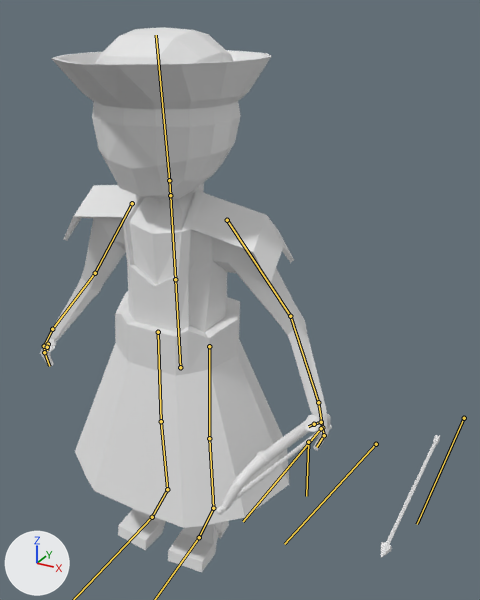
An edit to the Blender file Map/Assets/Models/Sumerians/Summerian_Archer_Advanced/Summerian_Archer_Advanced.blend, drawn before and after from the same camera.
The view is the same before and after, from a 50 mm lens placed at (1.31, -1.84, 2.09), pointed at (0.24, 0.1, 1.11). Arrows for +X, +Y and +Z are at lower left; the lights stay in place. The bones that bend it are drawn over the model as lines.

The first picture shows 'Cube', 'arco'.
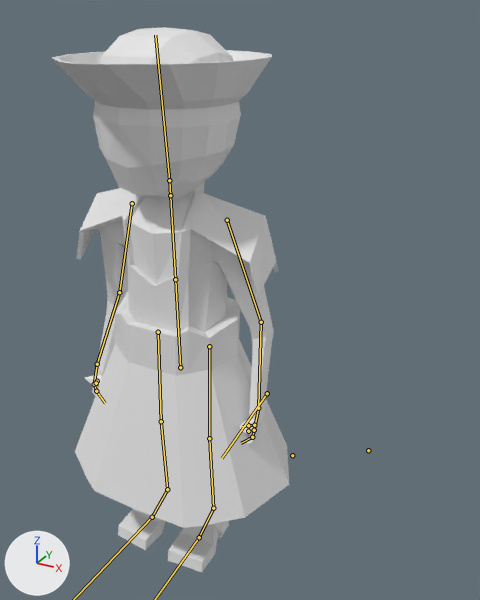
Commit message: Secondary actions Summerian Archer Advanced

The newer file adds an action. The first version stands in its rest pose; the second is drawn at frame 30 of the action 'Sumerian_Archer_Idle'.

Boxes (x1, y1, x2, y2) around the edits, measured in the pictures (480 x 600 px):
'Cube', posed (18% narrower)
    before: (40, 27, 329, 572)
    after: (52, 27, 289, 572)
'arco', posed (not visible afterwards)
    before: (216, 414, 440, 558)
bone 'cabeza', root to tip
    before: (169, 180) to (156, 35)
    after: (169, 180) to (155, 35)
bone 'brazo_L', root to tip
    before: (227, 220) to (290, 316)
    after: (227, 220) to (261, 322)
bone 'antebrazo_L', root to tip
    before: (290, 316) to (318, 402)
    after: (261, 322) to (258, 408)
bone 'Hacha', root to tip
    before: (321, 428) to (243, 521)
    after: (248, 431) to (248, 431)
bone 'Pick', root to tip
    before: (376, 444) to (284, 544)
    after: (292, 455) to (292, 455)
bone 'Arrow', root to tip
    before: (464, 418) to (417, 524)
    after: (368, 450) to (368, 450)
bone 'brazo_R', root to tip
    before: (132, 203) to (95, 273)
    after: (132, 203) to (119, 292)
bone 'antebrazo_R', root to tip
    before: (95, 273) to (52, 329)
    after: (119, 292) to (97, 364)

What changed in the scene script:
```text
Change bone_cabeza:
    where bone_cabeza = bpy.data.objects['Armature'].pose.bones['cabeza']  # child of 'cuello'
    bone_cabeza.rotation_quaternion: (1.0, 0.0, 0.0, 0.0) -> (0.999, 0.0, -0.048, -0.003)  # degrees (0, 0, 0) -> degrees (0, -6, 0)
Change bone_brazo_l:
    where bone_brazo_l = bpy.data.objects['Armature'].pose.bones['brazo_L']  # child of 'pecho'
    bone_brazo_l.rotation_quaternion: (1.0, 0.0, 0.0, 0.0) -> (0.987, -0.155, -0.011, 0.034)  # degrees (0, 0, 0) -> degrees (-18, -1, 4)
Change bone_antebrazo_l:
    where bone_antebrazo_l = bpy.data.objects['Armature'].pose.bones['antebrazo_L']  # child of 'brazo_L'
    bone_antebrazo_l.rotation_quaternion: (1.0, 0.0, 0.0, 0.0) -> (0.998, -0.06, -0.024, -0.027)  # degrees (0, 0, 0) -> degrees (-7, -3, -3)
Change bone_hacha:
    where bone_hacha = bpy.data.objects['Armature'].pose.bones['Hacha']  # child of 'mano_L'
    bone_hacha.location: (0.0, 0.0, 0.0) -> (-0.03, 0.03, 0.08)
    bone_hacha.scale: (1.0, 1.0, 1.0) -> (0.0, 0.0, 0.0)
Change bone_pick:
    where bone_pick = bpy.data.objects['Armature'].pose.bones['Pick']  # child of 'mano_L'
    bone_pick.scale: (1.0, 1.0, 1.0) -> (0.0, 0.0, 0.0)
Change bone_arrow:
    where bone_arrow = bpy.data.objects['Armature'].pose.bones['Arrow']  # child of 'mano_L'
    bone_arrow.scale: (1.0, 1.0, 1.0) -> (0.0, 0.0, 0.0)
Change bone_brazo_r:
    where bone_brazo_r = bpy.data.objects['Armature'].pose.bones['brazo_R']  # child of 'pecho'
    bone_brazo_r.rotation_quaternion: (1.0, 0.0, 0.0, 0.0) -> (0.987, -0.16, 0.002, -0.025)  # degrees (0, 0, 0) -> degrees (-18, 0, -3)
Change bone_antebrazo_r:
    where bone_antebrazo_r = bpy.data.objects['Armature'].pose.bones['antebrazo_R']  # child of 'brazo_R'
    bone_antebrazo_r.rotation_quaternion: (1.0, 0.0, 0.0, 0.0) -> (0.999, -0.037, 0.009, 0.01)  # degrees (0, 0, 0) -> degrees (-4, 1, 1)
```
